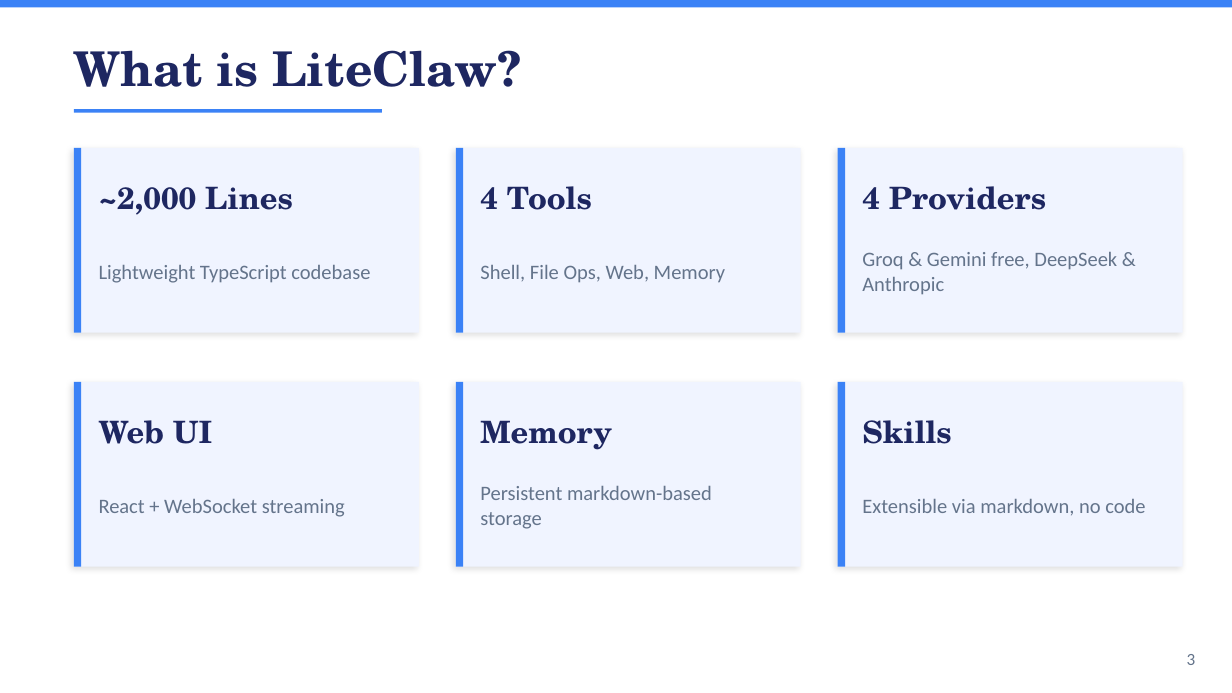
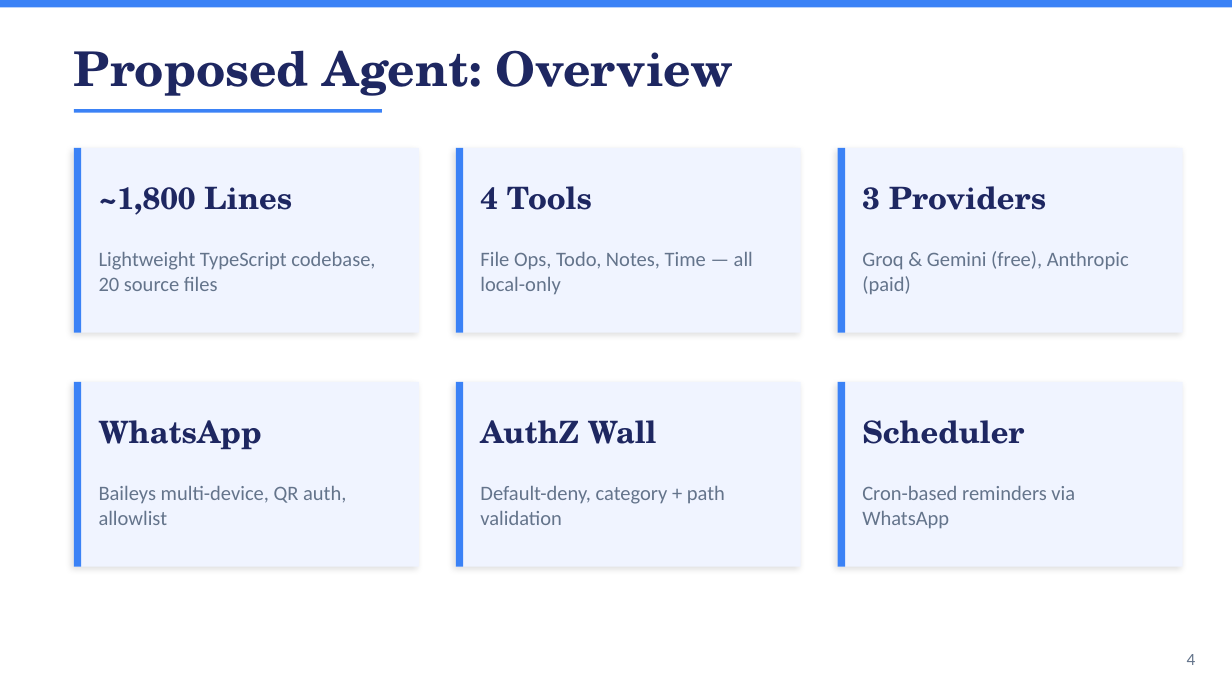
Before and after one commit to LIJianxuanLeo/liteclaw, a slide deck: slide 4 of docs/presentation.pptx (slide 3 before the commit). Drawn at 1232x693 pixels with LibreOffice and Linux fonts; fonts in the diff are those of the drawing. Boxes give left, top, right and bottom in pixels: in the first picture for what was removed or moved away, otherwise in the second. Text is boxed around its words. In the diff, an @@ line names an element or a change of style, - is before the commit and + after.

```diff
--- a/docs/presentation.pptx
+++ b/docs/presentation.pptx
@@ text at box(74, 50, 733, 96): text changed @@
-What is LiteClaw?
+Proposed Agent: Overview
@@ text at box(99, 186, 292, 215): text changed @@
-~2,000 Lines
+~1,800 Lines
@@ text at box(862, 186, 1046, 210): text changed @@
-4 Providers
+3 Providers
@@ text at box(99, 252, 375, 291): text changed @@
-Lightweight TypeScript codebase
+Lightweight TypeScript codebase, 20 source files
@@ text at box(480, 252, 753, 295): text changed @@
-Shell, File Ops, Web, Memory
+File Ops, Todo, Notes, Time — all local-only
@@ text at box(862, 251, 1129, 295): text changed @@
-Groq & Gemini free, DeepSeek & Anthropic
+Groq & Gemini (free), Anthropic (paid)
@@ text at box(99, 420, 262, 450): text changed @@
-Web UI
+WhatsApp
@@ text at box(480, 420, 657, 444): text changed @@
-Memory
+AuthZ Wall
@@ text at box(862, 420, 1024, 444): text changed @@
-Skills
+Scheduler
@@ text at box(99, 486, 346, 525): text changed @@
-React + WebSocket streaming
+Baileys multi-device, QR auth, allowlist
@@ text at box(480, 486, 725, 525): text changed @@
-Persistent markdown-based storage
+Default-deny, category + path validation
@@ text at box(862, 486, 1075, 529): text changed @@
-Extensible via markdown, no code
+Cron-based reminders via WhatsApp
@@ text at box(1187, 654, 1196, 665): text changed @@
-3
+4
```
Also in this commit, not shown: 2 other slides changed, 7 slides added, 7 slides removed, 4 other files.
